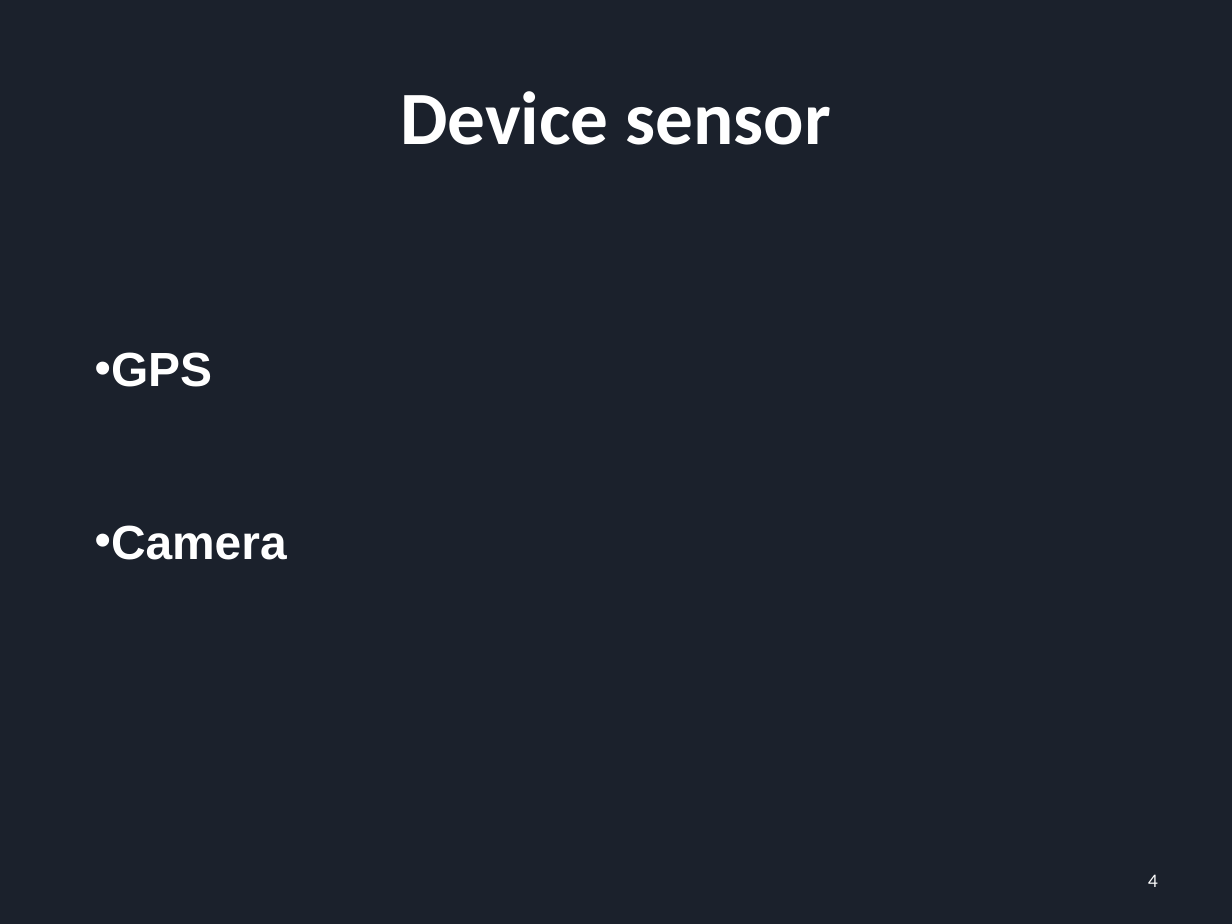
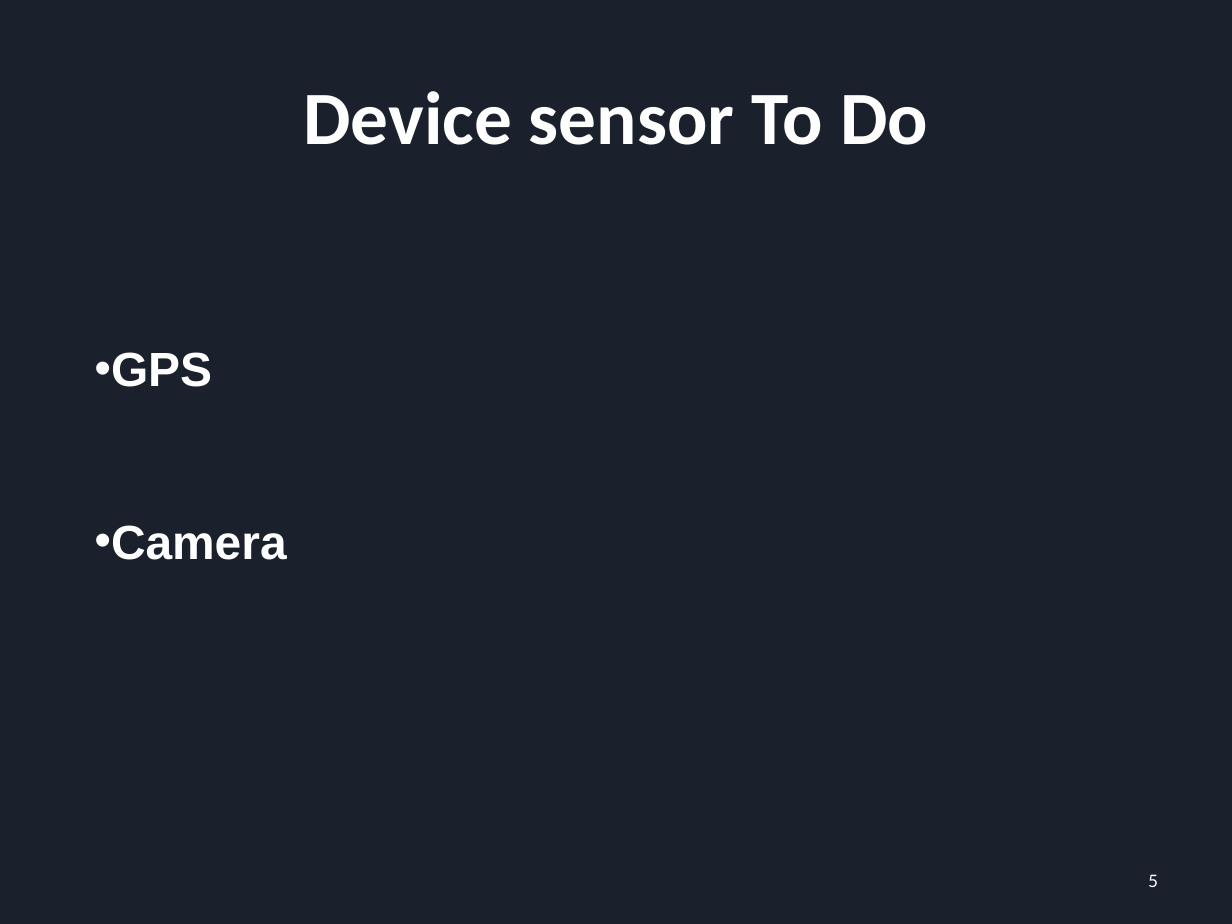
Before and after one commit to YuchenCao1/Jialong-Yuchen-Zihan-Team-BU-Event-Planer, a slide deck: slide 5 of Sprint_2_PRE .pptx (slide 4 before the commit). Drawn at 1232x924 pixels with LibreOffice and Linux fonts; fonts in the diff are those of the drawing. Boxes give left, top, right and bottom in pixels: in the first picture for what was removed or moved away, otherwise in the second. Text is boxed around its words. In the diff, an @@ line names an element or a change of style, - is before the commit and + after.

```diff
--- a/Sprint_2_PRE .pptx
+++ b/Sprint_2_PRE .pptx
@@ title at (x1=304, y1=91, x2=928, y2=145): text changed @@
-Device sensor
+Device sensor To Do
@@ page number at (x1=1148, y1=874, x2=1158, y2=887): text changed @@
-4
+5
```
Also in this commit, not shown: 3 other slides changed.
